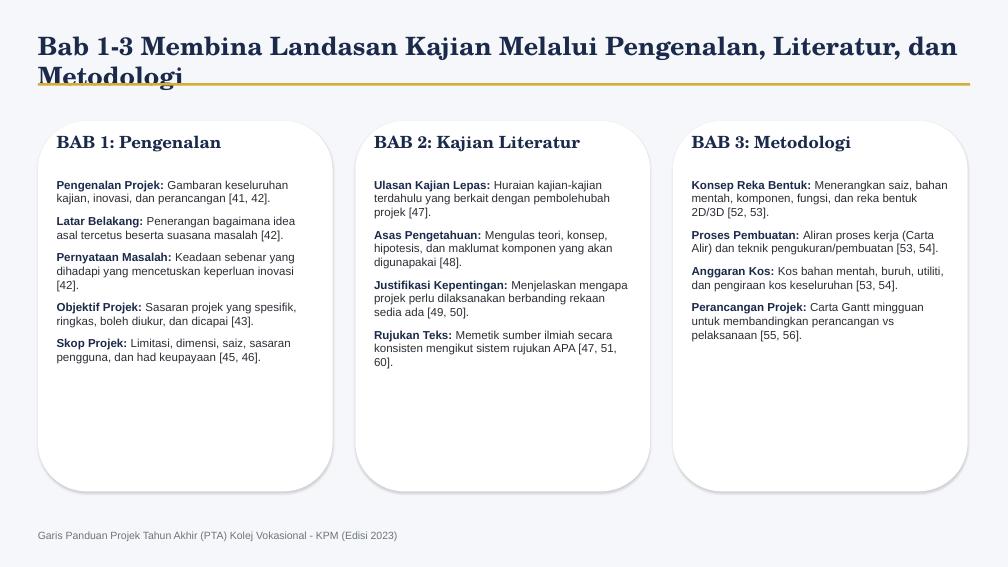
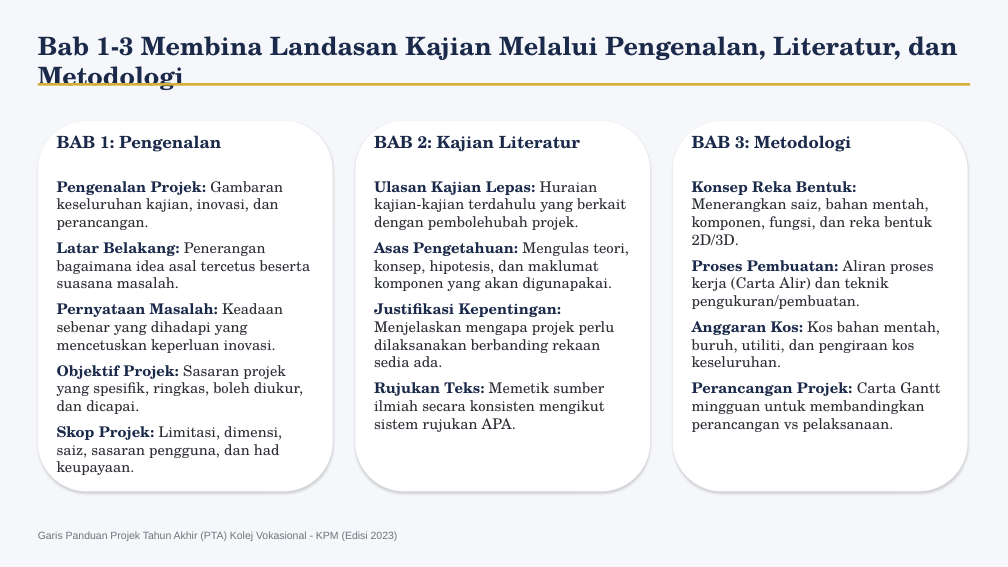
Before and after one commit to cikdet/KVreportformat, a slide deck: slide 5 of KV_PTA_KVSegamat_Sept2026_edit.pptx. Drawn at 1008x567 pixels with LibreOffice and Linux fonts; fonts in the diff are those of the drawing; background and template pictures are left out. Boxes give left, top, right and bottom in pixels: in the first picture for what was removed or moved away, otherwise in the second. Text is boxed around its words. In the diff, an @@ line names an element or a change of style, - is before the commit and + after.

```diff
--- a/KV_PTA_KVSegamat_Sept2026_edit.pptx
+++ b/KV_PTA_KVSegamat_Sept2026_edit.pptx
@@ text at (x1=57, y1=181, x2=311, y2=475): text changed; size 11 to 14 pt; font Arial to TeX Gyre Schola @@
-Pengenalan Projek: Gambaran keseluruhan kajian, inovasi, dan perancangan [41, 42].
-Latar Belakang: Penerangan bagaimana idea asal tercetus beserta suasana masalah [42].
-Pernyataan Masalah: Keadaan sebenar yang dihadapi yang mencetuskan keperluan inovasi [42].
-Objektif Projek: Sasaran projek yang spesifik, ringkas, boleh diukur, dan dicapai [43].
-Skop Projek: Limitasi, dimensi, saiz, sasaran pengguna, dan had keupayaan [45, 46].
+Pengenalan Projek: Gambaran keseluruhan kajian, inovasi, dan perancangan.
+Latar Belakang: Penerangan bagaimana idea asal tercetus beserta suasana masalah.
+Pernyataan Masalah: Keadaan sebenar yang dihadapi yang mencetuskan keperluan inovasi.
+Objektif Projek: Sasaran projek yang spesifik, ringkas, boleh diukur, dan dicapai.
+Skop Projek: Limitasi, dimensi, saiz, sasaran pengguna, dan had keupayaan.
@@ text at (x1=374, y1=181, x2=629, y2=432): text changed; size 11 to 14 pt; font Arial to TeX Gyre Schola @@
-Ulasan Kajian Lepas: Huraian kajian-kajian terdahulu yang berkait dengan pembolehubah projek [47].
-Asas Pengetahuan: Mengulas teori, konsep, hipotesis, dan maklumat komponen yang akan digunapakai [48].
-Justifikasi Kepentingan: Menjelaskan mengapa projek perlu dilaksanakan berbanding rekaan sedia ada [49, 50].
-Rujukan Teks: Memetik sumber ilmiah secara konsisten mengikut sistem rujukan APA [47, 51, 60].
+Ulasan Kajian Lepas: Huraian kajian-kajian terdahulu yang berkait dengan pembolehubah projek.
+Asas Pengetahuan: Mengulas teori, konsep, hipotesis, dan maklumat komponen yang akan digunapakai.
+Justifikasi Kepentingan: Menjelaskan mengapa projek perlu dilaksanakan berbanding rekaan sedia ada.
+Rujukan Teks: Memetik sumber ilmiah secara konsisten mengikut sistem rujukan APA.
@@ text at (x1=692, y1=181, x2=941, y2=432): text changed; size 11 to 14 pt; font Arial to TeX Gyre Schola @@
-Konsep Reka Bentuk: Menerangkan saiz, bahan mentah, komponen, fungsi, dan reka bentuk 2D/3D [52, 53].
-Proses Pembuatan: Aliran proses kerja (Carta Alir) dan teknik pengukuran/pembuatan [53, 54].
-Anggaran Kos: Kos bahan mentah, buruh, utiliti, dan pengiraan kos keseluruhan [53, 54].
-Perancangan Projek: Carta Gantt mingguan untuk membandingkan perancangan vs pelaksanaan [55, 56].
+Konsep Reka Bentuk: Menerangkan saiz, bahan mentah, komponen, fungsi, dan reka bentuk 2D/3D.
+Proses Pembuatan: Aliran proses kerja (Carta Alir) dan teknik pengukuran/pembuatan.
+Anggaran Kos: Kos bahan mentah, buruh, utiliti, dan pengiraan kos keseluruhan.
+Perancangan Projek: Carta Gantt mingguan untuk membandingkan perancangan vs pelaksanaan.
```
Also in this commit, not shown: 5 other slides changed, 1 slide added, 3 slides removed, 3 other files.
